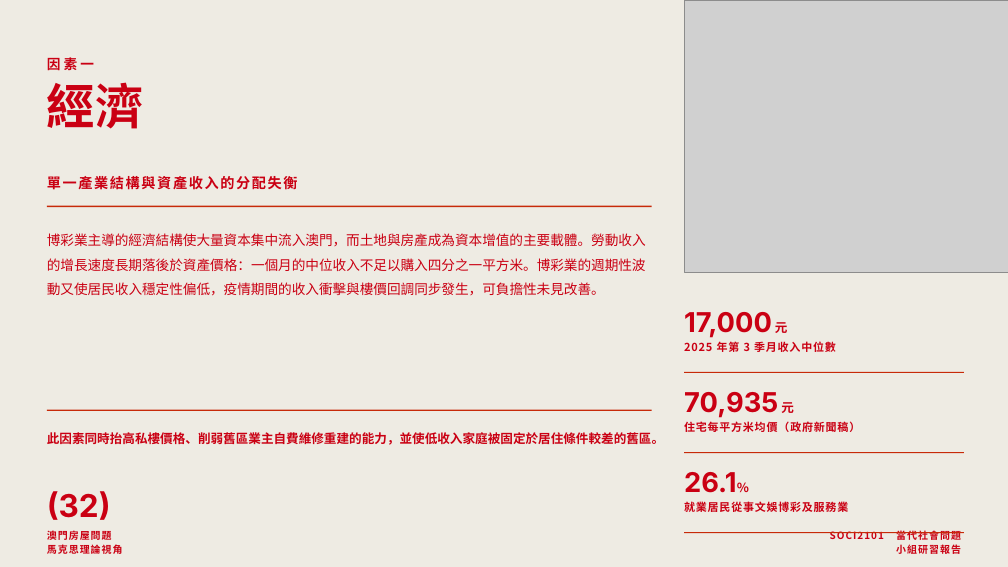
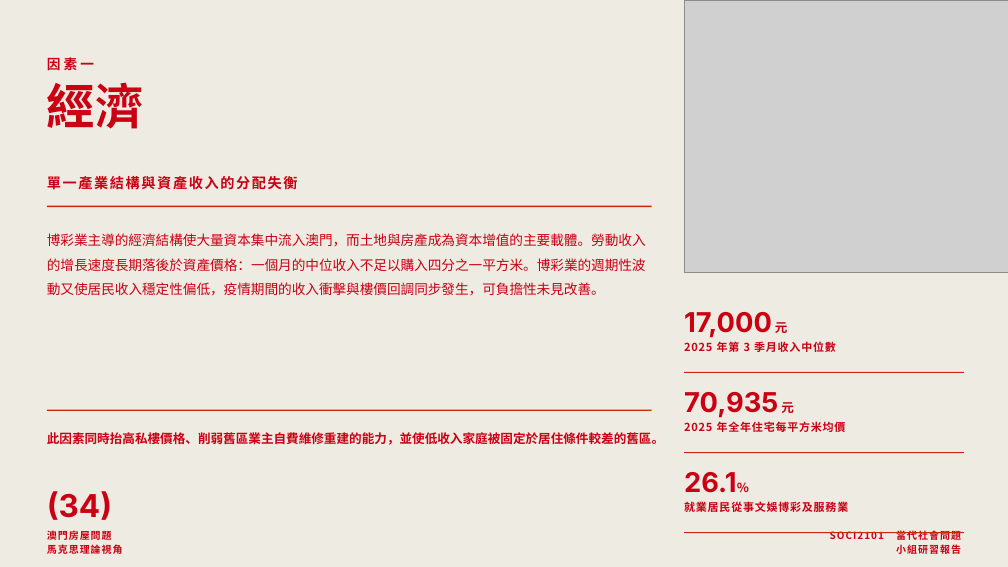
Before and after one commit to lammkiii/-, a slide deck: slide 34 of macau-housing-report/澳門房屋問題-小組研習報告.pptx (slide 32 before the commit). Drawn at 1008x567 pixels with LibreOffice and Linux fonts; fonts in the diff are those of the drawing; grey boxes stand for pictures. Boxes give left, top, right and bottom in pixels: in the first picture for what was removed or moved away, otherwise in the second. Text is boxed around its words. In the diff, an @@ line names an element or a change of style, - is before the commit and + after.

```diff
--- a/macau-housing-report/澳門房屋問題-小組研習報告.pptx
+++ b/macau-housing-report/澳門房屋問題-小組研習報告.pptx
@@ text at bbox=[684, 421, 846, 432]: text changed @@
-住宅每平方米均價（政府新聞稿）
+2025 年全年住宅每平方米均價
@@ text at bbox=[47, 491, 112, 520]: text changed @@
-(32)
+(34)
```
Also in this commit, not shown: 40 other slides changed, 2 slides added, 8 other files.
